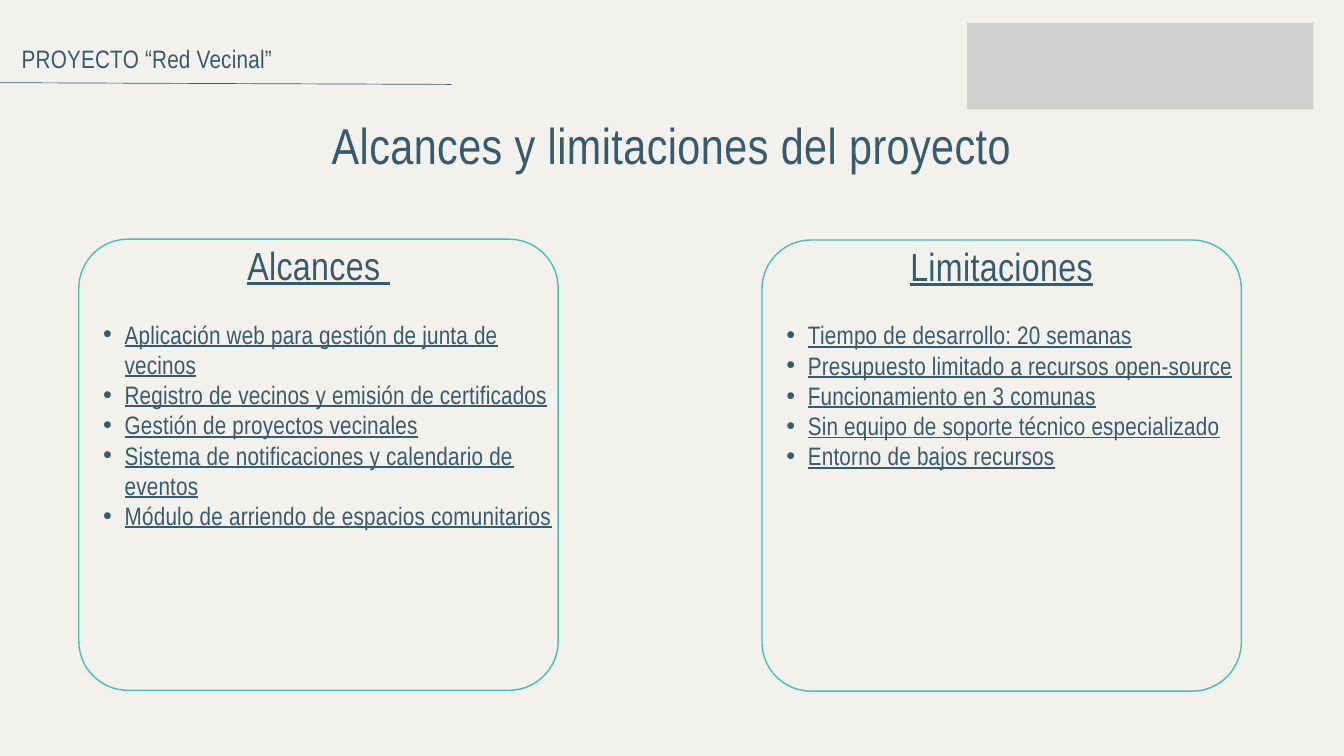
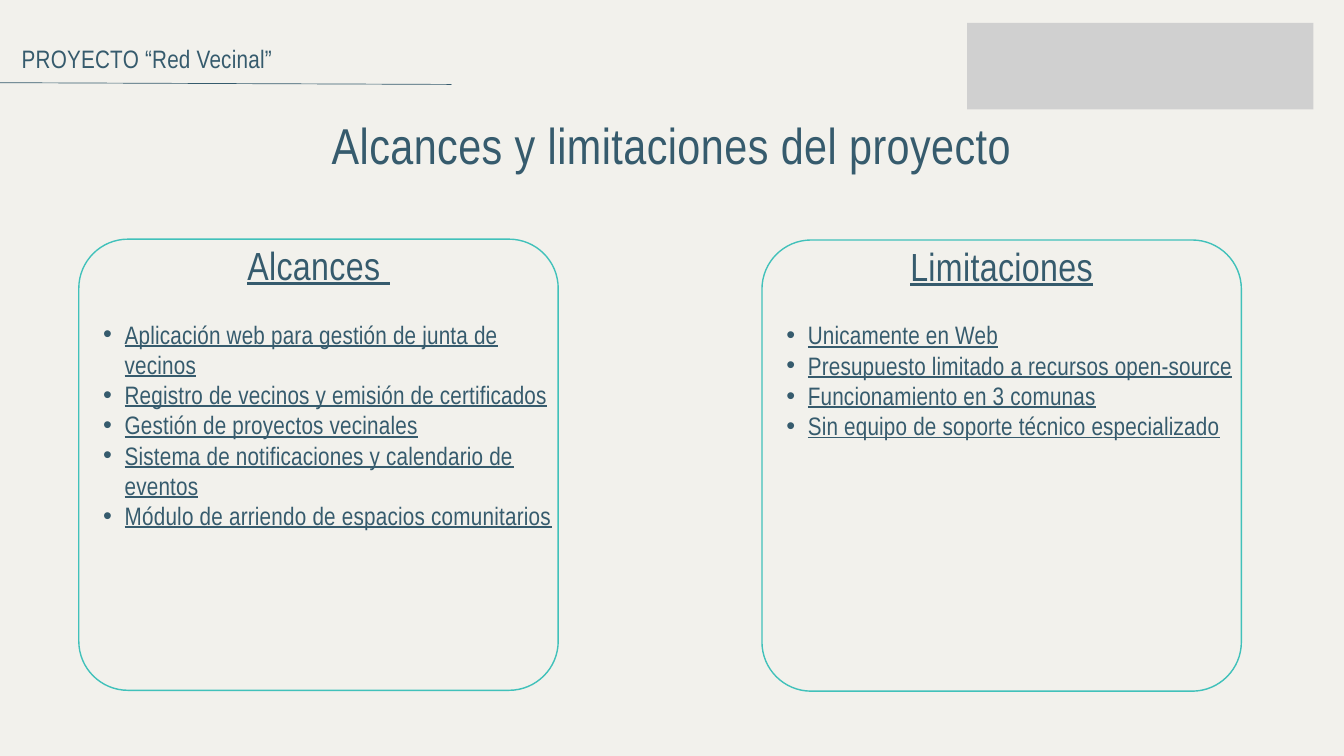
Before and after one commit to VicxNF/Junta-Vecinos, a slide deck: slide 5 of Fase 2/Evidencias Proyecto/Presentacion Proyecto Red Vecinal.pptx. Drawn at 1344x756 pixels with LibreOffice and Linux fonts; fonts in the diff are those of the drawing; grey boxes stand for pictures. Boxes give left, top, right and bottom in pixels: in the first picture for what was removed or moved away, otherwise in the second. Text is boxed around its words. In the diff, an @@ line names an element or a change of style, - is before the commit and + after.

```diff
--- a/Fase 2/Evidencias Proyecto/Presentacion Proyecto Red Vecinal.pptx
+++ b/Fase 2/Evidencias Proyecto/Presentacion Proyecto Red Vecinal.pptx
@@ text at box(808, 325, 998, 348): text changed @@
-  • Tiempo de desarrollo: 20 semanas
+  • Unicamente en Web
@@ text at box(808, 446, 1054, 471): paragraph removed @@
-  • Entorno de bajos recursos
```
Also in this commit, not shown: 1 other slide changed, 6 other files.
